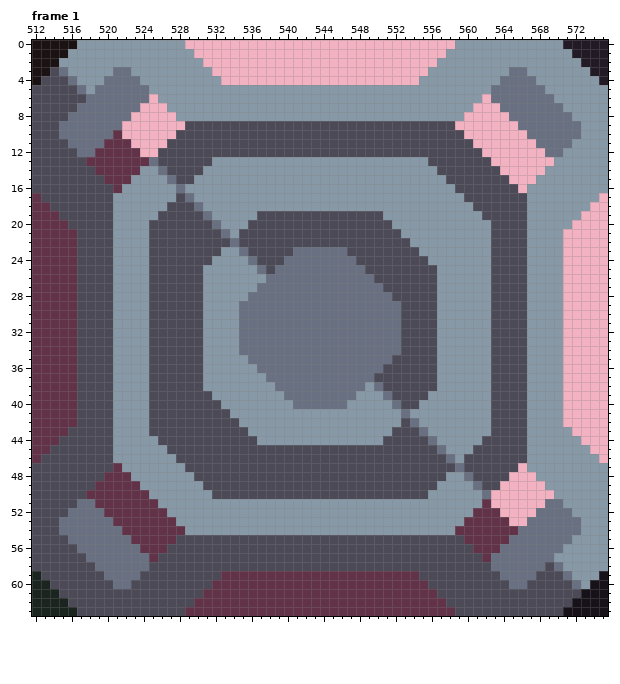
Two states of a pixel-art file, assets/sprites/atlas/hpl.rework.ase. Above is the file before it was changed.
736x736 pixels, 6 frames. Colours within 5 levels of each other are drawn and written as one. Shown: frame 1: x 512..575, y 0..63. The commit also changed other frames or places, which this record leaves out.
The same view after the edit:
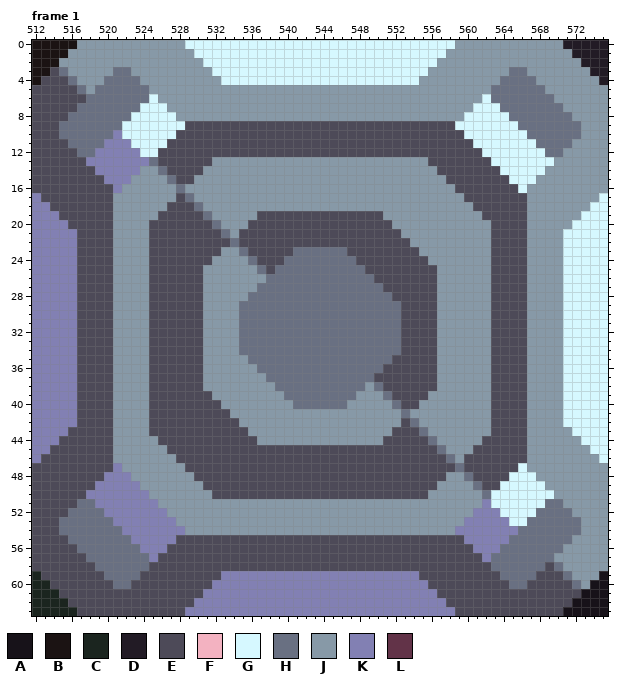
Palette (. is transparent): A #171219  B #1b1313  C #1b251f  D #221b25  E #4d4a58  F #f3b2c1  G #d6f8ff  H #697082  J #8799a7  K #8280b3  L #623348
Diff:
Frame 1, layer "cont":
y 0: x 529..558 FFFFFFFFFFFFFFFFFFFFFFFFFFFFFF -> GGGGGGGGGGGGGGGGGGGGGGGGGGGGGG
y 1: x 530..557 FFFFFFFFFFFFFFFFFFFFFFFFFFFF -> GGGGGGGGGGGGGGGGGGGGGGGGGGGG
y 2: x 531..556 FFFFFFFFFFFFFFFFFFFFFFFFFF -> GGGGGGGGGGGGGGGGGGGGGGGGGG
y 3: x 532..555 FFFFFFFFFFFFFFFFFFFFFFFF -> GGGGGGGGGGGGGGGGGGGGGGGG
y 4: x 533..554 FFFFFFFFFFFFFFFFFFFFFF -> GGGGGGGGGGGGGGGGGGGGGG
y 6: x 525 F -> G; x 562 F -> G
y 7: x 524..526 FFF -> GGG; x 561..563 FFF -> GGG
y 8: x 523..527 FFFFF -> GGGGG; x 560..564 FFFFF -> GGGGG
y 9: x 522..528 FFFFFFF -> GGGGGGG; x 559..565 FFFFFFF -> GGGGGGG
y 10: x 521..527 LFFFFFF -> KGGGGGG; x 560..566 FFFFFFF -> GGGGGGG
y 11: x 520..526 LLLFFFF -> KKKGGGG; x 561..567 FFFFFFF -> GGGGGGG
y 12: x 519..525 LLLLLFF -> KKKKKGG; x 562..568 FFFFFFF -> GGGGGGG
y 13: x 518..524 LLLLLLL -> KKKKKKK; x 563..569 FFFFFFF -> GGGGGGG
y 14: x 519..523 LLLLL -> KKKKK; x 564..568 FFFFF -> GGGGG
y 15: x 520..522 LLL -> KKK; x 565..567 FFF -> GGG
y 16: x 521 L -> K; x 566 F -> G
y 17: x 512 L -> K; x 575 F -> G
y 18: x 512..513 LL -> KK; x 574..575 FF -> GG
y 19: x 512..514 LLL -> KKK; x 573..575 FFF -> GGG
y 20: x 512..515 LLLL -> KKKK; x 572..575 FFFF -> GGGG
y 21..42: x 512..516 LLLLL -> KKKKK; x 571..575 FFFFF -> GGGGG
y 43: x 512..515 LLLL -> KKKK; x 572..575 FFFF -> GGGG
y 44: x 512..514 LLL -> KKK; x 573..575 FFF -> GGG
y 45: x 512..513 LL -> KK; x 574..575 FF -> GG
y 46: x 512 L -> K; x 575 F -> G
y 47: x 521 L -> K; x 566 F -> G
y 48: x 520..522 LLL -> KKK; x 565..567 FFF -> GGG
y 49: x 519..523 LLLLL -> KKKKK; x 564..568 FFFFF -> GGGGG
y 50: x 518..524 LLLLLLL -> KKKKKKK; x 563..569 FFFFFFF -> GGGGGGG
y 51: x 519..525 LLLLLLL -> KKKKKKK; x 562..568 LFFFFFF -> KGGGGGG
y 52: x 520..526 LLLLLLL -> KKKKKKK; x 561..567 LLLFFFF -> KKKGGGG
y 53: x 521..527 LLLLLLL -> KKKKKKK; x 560..566 LLLLLFF -> KKKKKGG
y 54: x 522..528 LLLLLLL -> KKKKKKK; x 559..565 LLLLLLL -> KKKKKKK
y 55: x 523..527 LLLLL -> KKKKK; x 560..564 LLLLL -> KKKKK
y 56: x 524..526 LLL -> KKK; x 561..563 LLL -> KKK
y 57: x 525 L -> K; x 562 L -> K
y 59: x 533..554 LLLLLLLLLLLLLLLLLLLLLL -> KKKKKKKKKKKKKKKKKKKKKK
y 60: x 532..555 LLLLLLLLLLLLLLLLLLLLLLLL -> KKKKKKKKKKKKKKKKKKKKKKKK
y 61: x 531..556 LLLLLLLLLLLLLLLLLLLLLLLLLL -> KKKKKKKKKKKKKKKKKKKKKKKKKK
y 62: x 530..557 LLLLLLLLLLLLLLLLLLLLLLLLLLLL -> KKKKKKKKKKKKKKKKKKKKKKKKKKKK
y 63: x 529..558 LLLLLLLLLLLLLLLLLLLLLLLLLLLLLL -> KKKKKKKKKKKKKKKKKKKKKKKKKKKKKK
